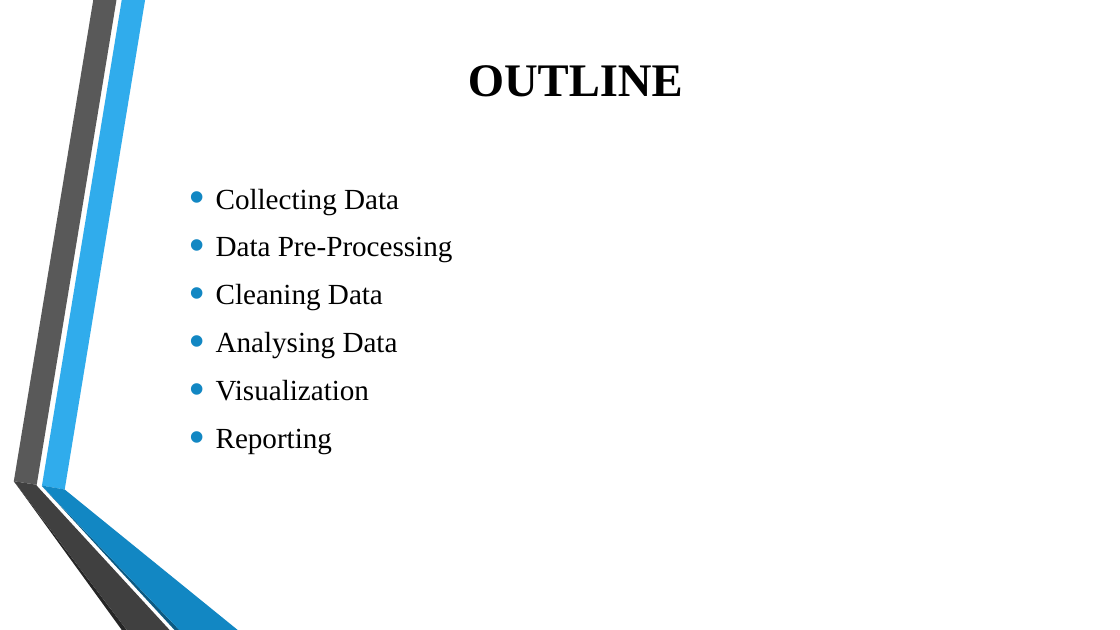
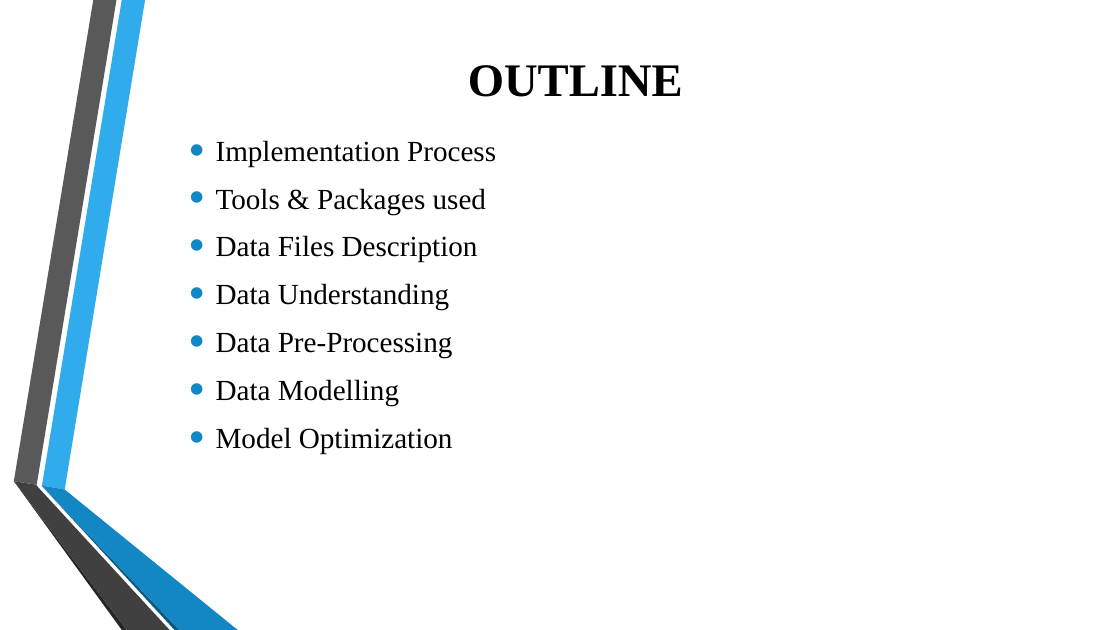
Before and after one commit to nihitjain11/IBM_MiniProject-II, a slide deck: slide 3 of Presentation1.pptx. Drawn at 1120x630 pixels with LibreOffice and Linux fonts; fonts in the diff are those of the drawing; background and template pictures are left out. Boxes give left, top, right and bottom in pixels: in the first picture for what was removed or moved away, otherwise in the second. Text is boxed around its words. In the diff, an @@ line names an element or a change of style, - is before the commit and + after.

Commit message:
Final Updated ppt

```diff
--- a/Presentation1.pptx
+++ b/Presentation1.pptx
@@ text at [216,140,496,310]: text changed @@
-• Collecting Data
+• Implementation Process
+• Tools & Packages used
+• Data Files Description
+• Data Understanding
@@ text at [216,379,453,453]: text changed @@
-• Cleaning Data
-• Analysing Data
-• Visualization
-• Reporting
+• Data Modelling
+• Model Optimization
```
Also in this commit, not shown: 5 other slides changed, 5 slides added, 2 slides removed.
